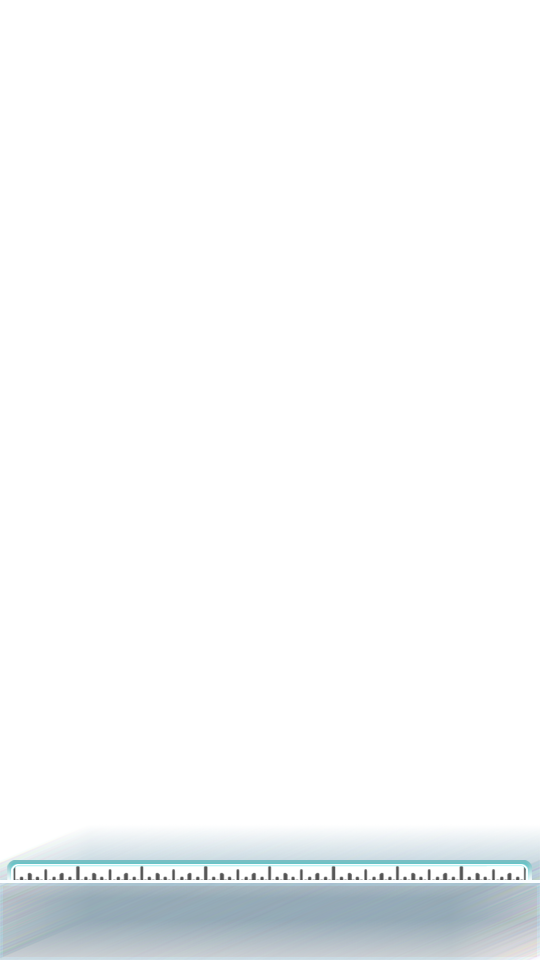
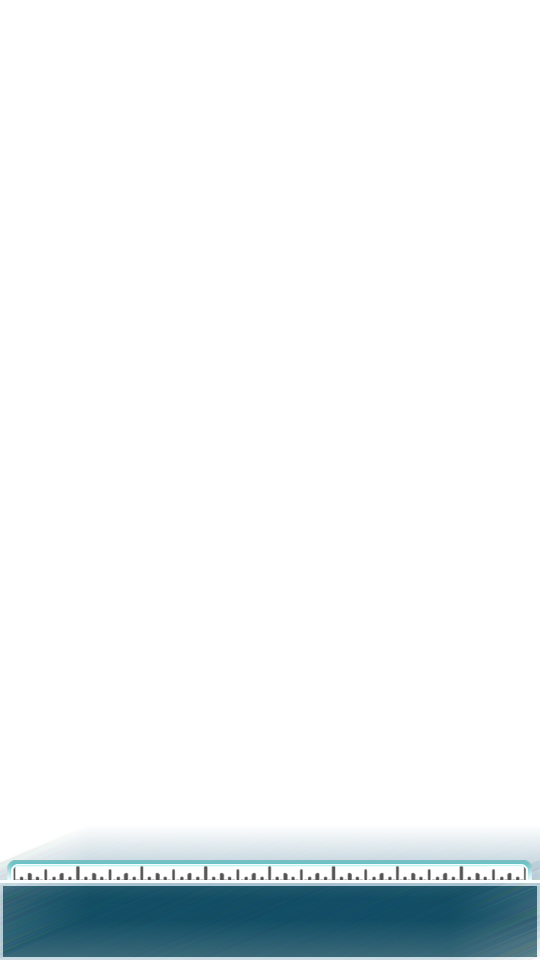
Layer changes from the first 540 × 960 image to the second:
pixels changed over [3, 886, 537, 957] (layer not identified)
